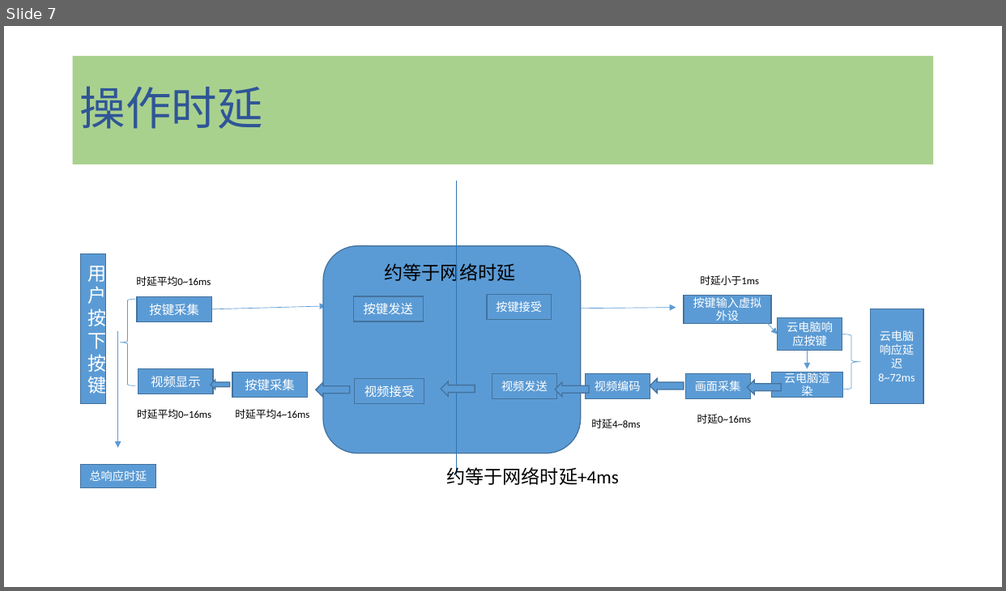
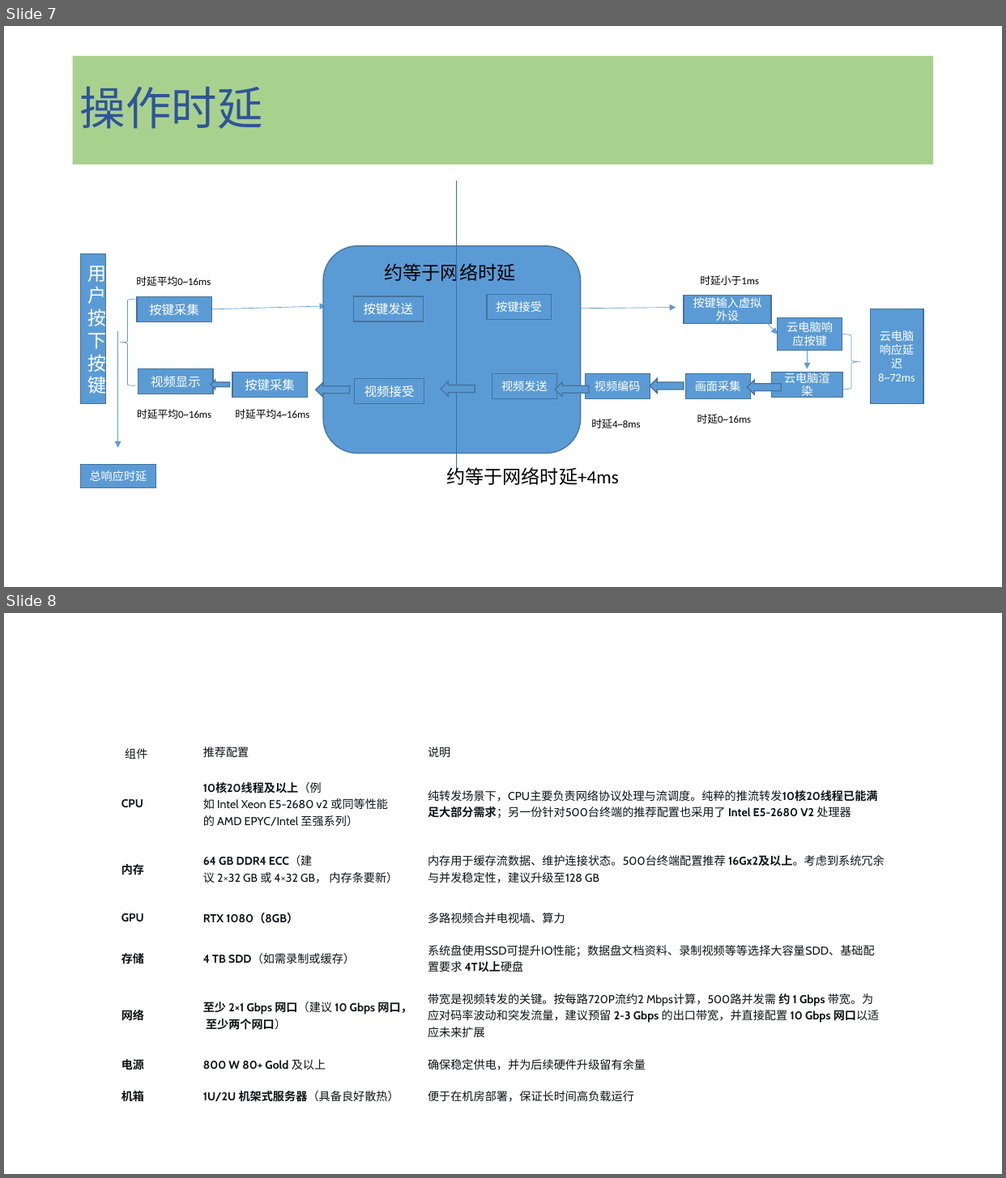
Before and after one commit to chensongpoixs/PoixsDesk, a slide deck: 云电脑平台架构.pptx. Shown one above the other, each under a label of ours: slide 7 before the commit, slides 7 and 8 after it. The pictures are 1006x591 and 1006x1178 pixels, drawn with LibreOffice and Linux fonts; fonts in the diff are those of the drawing. Boxes give left, top, right and bottom in pixels: in the first picture for what was removed or moved away, otherwise in the second. Text is boxed around its words. In the diff, an @@ line names an element or a change of style, - is before the commit and + after.

Commit message:
[注释部分代码]

```diff
--- a/云电脑平台架构.pptx
+++ b/云电脑平台架构.pptx
@@ slide 8 added at (4,613,1002,1174), background #FFFFFF @@
@@ table added at (121,733,885,1107), 8 rows, 3 columns @@
+组件 | 推荐配置 | 说明
+CPU | 10核20线程及以上（例如 Intel Xeon E5-2680 v2 或同等性能的 AMD EPYC/Intel 至强系列） | 纯转发场景下，CPU主要负责网络协议处理与流调度。纯粹的推流转发10核20线程已能满足大部分需求；另一份针对500台终端的推荐配置也采用了 Intel E5-2680 V2 处理器
+内存 | 64 GB DDR4 ECC（建议 2×32 GB 或 4×32 GB， 内存条要新） | 内存用于缓存流数据、维护连接状态。500台终端配置推荐 16Gx2及以上。考虑到系统冗余与并发稳定性，建议升级至128 GB
+GPU | RTX 1080（8GB） | 多路视频合并电视墙、算力
+存储 | 4 TB SDD（如需录制或缓存） | 系统盘使用SSD可提升IO性能；数据盘文档资料、录制视频等等选择大容量SDD、基础配置要求 4T以上硬盘
+网络 | 至少 2×1 Gbps 网口（建议 10 Gbps 网口， 至少两个网口） | 带宽是视频转发的关键。按每路720P流约2 Mbps计算，500路并发需 约 1 Gbps 带宽。为应对码率波动和突发流量，建议预留 2-3 Gbps 的出口带宽，并直接配置 10 Gbps 网口以适应未来扩展
+电源 | 800 W 80+ Gold 及以上 | 确保稳定供电，并为后续硬件升级留有余量
+机箱 | 1U/2U 机架式服务器（具备良好散热） | 便于在机房部署，保证长时间高负载运行
```
Also in this commit, not shown: 1 slide changed, 5 other files.
